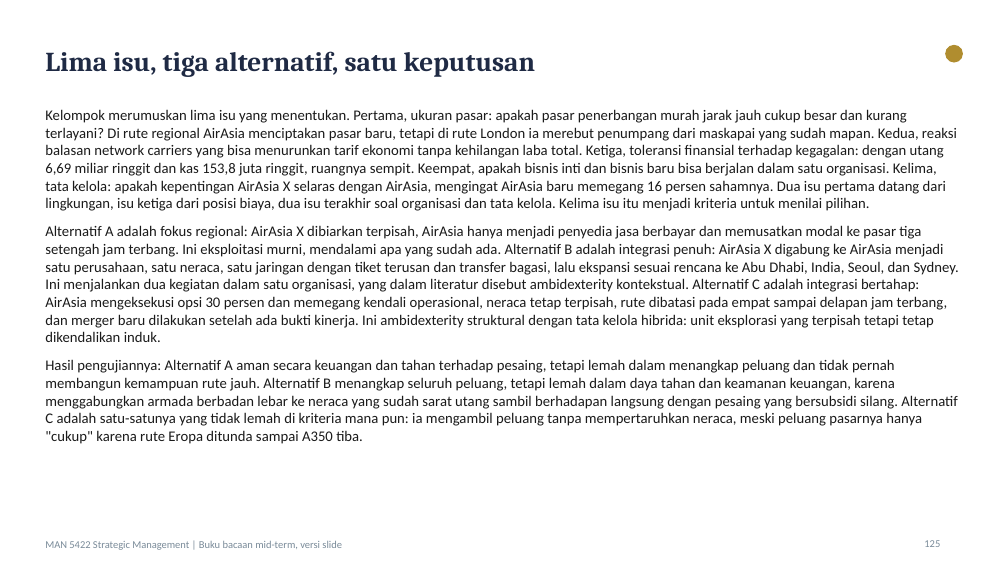
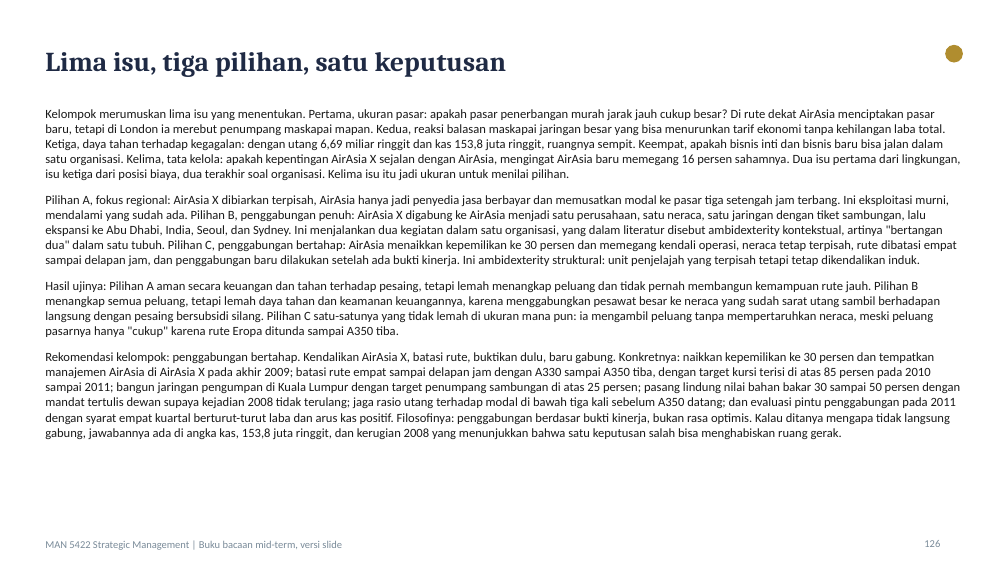
Before and after one commit to aslihabnuri/Dom-Manipulation, a slide deck: slide 126 of Materi_SM_MidTerm/Buku_Bacaan_Strategic_Management_MidTerm.pptx (slide 125 before the commit). Drawn at 1008x567 pixels with LibreOffice and Linux fonts; fonts in the diff are those of the drawing. Boxes give left, top, right and bottom in pixels: in the first picture for what was removed or moved away, otherwise in the second. Text is boxed around its words. In the diff, an @@ line names an element or a change of style, - is before the commit and + after.

```diff
--- a/Materi_SM_MidTerm/Buku_Bacaan_Strategic_Management_MidTerm.pptx
+++ b/Materi_SM_MidTerm/Buku_Bacaan_Strategic_Management_MidTerm.pptx
@@ title at <box>45,52,506,77</box>: text changed @@
-Lima isu, tiga alternatif, satu keputusan
+Lima isu, tiga pilihan, satu keputusan
@@ text at <box>45,109,961,439</box>: text changed; size 14 to 12 pt @@
-Kelompok merumuskan lima isu yang menentukan. Pertama, ukuran pasar: apakah pasar penerbangan murah jarak jauh cukup besar dan kurang terlayani? Di rute regional AirAsia menciptakan pasar baru, tetapi di rute London ia merebut penumpang dari maskapai yang sudah mapan. Kedua, reaksi balasan network carriers yang bisa menurunkan tarif ekonomi tanpa kehilangan laba total. Ketiga, toleransi finansial terhadap kegagalan: dengan utang 6,69 miliar ringgit dan kas 153,8 juta ringgit, ruangnya sempit. Keempat, apakah bisnis inti dan bisnis baru bisa berjalan dalam satu organisasi. Kelima, tata kelola: apakah kepentingan AirAsia X selaras dengan AirAsia, mengingat AirAsia baru memegang 16 persen sahamnya. Dua isu pertama datang dari lingkungan, isu ketiga dari posisi biaya, dua isu terakhir soal organisasi dan tata kelola. Kelima isu itu menjadi kriteria untuk menilai pilihan.
-Alternatif A adalah fokus regional: AirAsia X dibiarkan terpisah, AirAsia hanya menjadi penyedia jasa berbayar dan memusatkan modal ke pasar tiga setengah jam terbang. Ini eksploitasi murni, mendalami apa yang sudah ada. Alternatif B adalah integrasi penuh: AirAsia X digabung ke AirAsia menjadi satu perusahaan, satu neraca, satu jaringan dengan tiket terusan dan transfer bagasi, lalu ekspansi sesuai rencana ke Abu Dhabi, India, Seoul, dan Sydney. Ini menjalankan dua kegiatan dalam satu organisasi, yang dalam literatur disebut ambidexterity kontekstual. Alternatif C adalah integrasi bertahap: AirAsia mengeksekusi opsi 30 persen dan memegang kendali operasional, neraca tetap terpisah, rute dibatasi pada empat sampai delapan jam terbang, dan merger baru dilakukan setelah ada bukti kinerja. Ini ambidexterity struktural dengan tata kelola hibrida: unit eksplorasi yang terpisah tetapi tetap dikendalikan induk.
-Hasil pengujiannya: Alternatif A aman secara keuangan dan tahan terhadap pesaing, tetapi lemah dalam menangkap peluang dan tidak pernah membangun kemampuan rute jauh. Alternatif B menangkap seluruh peluang, tetapi lemah dalam daya tahan dan keamanan keuangan, karena menggabungkan armada berbadan lebar ke neraca yang sudah sarat utang sambil berhadapan langsung dengan pesaing yang bersubsidi silang. Alternatif C adalah satu-satunya yang tidak lemah di kriteria mana pun: ia mengambil peluang tanpa mempertaruhkan neraca, meski peluang pasarnya hanya "cukup" karena rute Eropa ditunda sampai A350 tiba.
+Kelompok merumuskan lima isu yang menentukan. Pertama, ukuran pasar: apakah pasar penerbangan murah jarak jauh cukup besar? Di rute dekat AirAsia menciptakan pasar baru, tetapi di London ia merebut penumpang maskapai mapan. Kedua, reaksi balasan maskapai jaringan besar yang bisa menurunkan tarif ekonomi tanpa kehilangan laba total. Ketiga, daya tahan terhadap kegagalan: dengan utang 6,69 miliar ringgit dan kas 153,8 juta ringgit, ruangnya sempit. Keempat, apakah bisnis inti dan bisnis baru bisa jalan dalam satu organisasi. Kelima, tata kelola: apakah kepentingan AirAsia X sejalan dengan AirAsia, mengingat AirAsia baru memegang 16 persen sahamnya. Dua isu pertama dari lingkungan, isu ketiga dari posisi biaya, dua terakhir soal organisasi. Kelima isu itu jadi ukuran untuk menilai pilihan.
+Pilihan A, fokus regional: AirAsia X dibiarkan terpisah, AirAsia hanya jadi penyedia jasa berbayar dan memusatkan modal ke pasar tiga setengah jam terbang. Ini eksploitasi murni, mendalami yang sudah ada. Pilihan B, penggabungan penuh: AirAsia X digabung ke AirAsia menjadi satu perusahaan, satu neraca, satu jaringan dengan tiket sambungan, lalu ekspansi ke Abu Dhabi, India, Seoul, dan Sydney. Ini menjalankan dua kegiatan dalam satu organisasi, yang dalam literatur disebut ambidexterity kontekstual, artinya "bertangan dua" dalam satu tubuh. Pilihan C, penggabungan bertahap: AirAsia menaikkan kepemilikan ke 30 persen dan memegang kendali operasi, neraca tetap terpisah, rute dibatasi empat sampai delapan jam, dan penggabungan baru dilakukan setelah ada bukti kinerja. Ini ambidexterity struktural: unit penjelajah yang terpisah tetapi tetap dikendalikan induk.
+Hasil ujinya: Pilihan A aman secara keuangan dan tahan terhadap pesaing, tetapi lemah menangkap peluang dan tidak pernah membangun kemampuan rute jauh. Pilihan B menangkap semua peluang, tetapi lemah daya tahan dan keamanan keuangannya, karena menggabungkan pesawat besar ke neraca yang sudah sarat utang sambil berhadapan langsung dengan pesaing bersubsidi silang. Pilihan C satu-satunya yang tidak lemah di ukuran mana pun: ia mengambil peluang tanpa mempertaruhkan neraca, meski peluang pasarnya hanya "cukup" karena rute Eropa ditunda sampai A350 tiba.
+Rekomendasi kelompok: penggabungan bertahap. Kendalikan AirAsia X, batasi rute, buktikan dulu, baru gabung. Konkretnya: naikkan kepemilikan ke 30 persen dan tempatkan manajemen AirAsia di AirAsia X pada akhir 2009; batasi rute empat sampai delapan jam dengan A330 sampai A350 tiba, dengan target kursi terisi di atas 85 persen pada 2010 sampai 2011; bangun jaringan pengumpan di Kuala Lumpur dengan target penumpang sambungan di atas 25 persen; pasang lindung nilai bahan bakar 30 sampai 50 persen dengan mandat tertulis dewan supaya kejadian 2008 tidak terulang; jaga rasio utang terhadap modal di bawah tiga kali sebelum A350 datang; dan evaluasi pintu penggabungan pada 2011 dengan syarat empat kuartal berturut-turut laba dan arus kas positif. Filosofinya: penggabungan berdasar bukti kinerja, bukan rasa optimis. Kalau ditanya mengapa tidak langsung gabung, jawabannya ada di angka kas, 153,8 juta ringgit, dan kerugian 2008 yang menunjukkan bahwa satu keputusan salah bisa menghabiskan ruang gerak.
```
Also in this commit, not shown: 148 other slides changed, 14 slides added, 2 slides removed, 5 other files.
